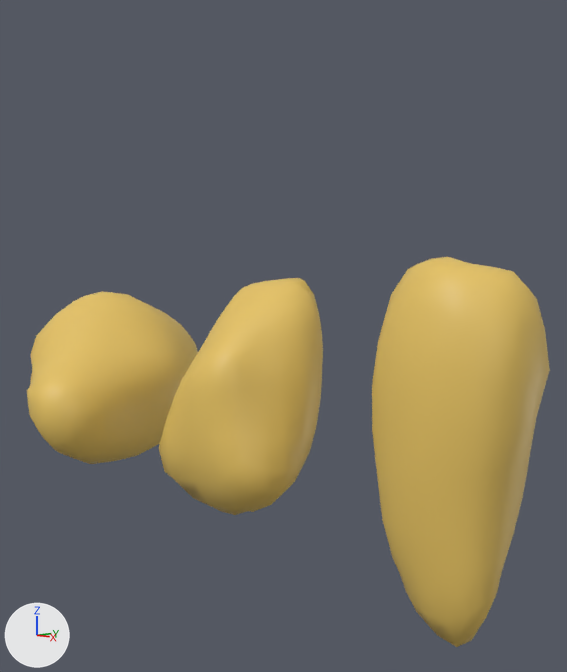
Renders of the Blender file Rocks and Trees.blend from each side of a commit.
Rendered twice from a camera (50 mm lens) standing at (5.32, -7.6, 2.17) and looking at (-4.21, 0.72, 0.78). Every picture has the same lights, and +X, +Y and +Z are marked at lower left.
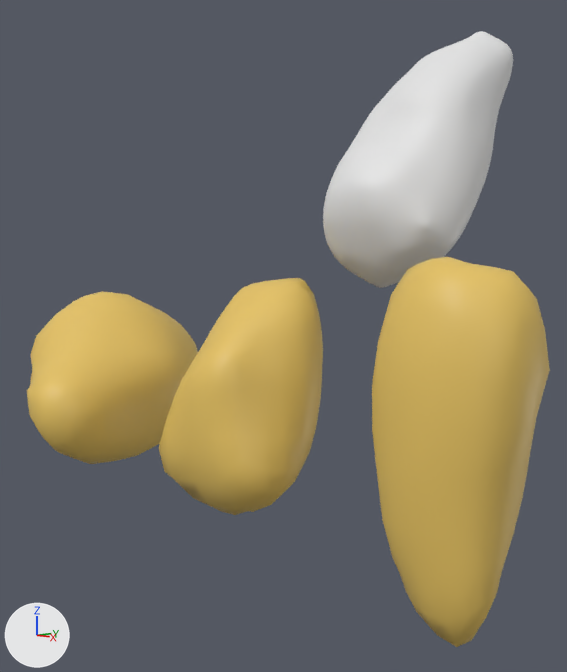
Location of each change, [x1, y1, x2, y2] in pixels of the pictures (567 x 672 px):
'Cube.003', added: after [323, 31, 513, 288]

Patch to the scene script:
```diff
--- a/Rocks and Trees.blend.py
+++ b/Rocks and Trees.blend.py
@@ mat_material @@
+mat_material = bpy.data.materials.new('Material')
+mat_material.displacement_method = 'BOTH'
+mat_material.use_nodes = True; mat_material.node_tree.nodes.clear()
+_N = mat_material.node_tree.nodes; _L = mat_material.node_tree.links
+n0 = _N.new('ShaderNodeBsdfPrincipled'); n0.name = 'Principled BSDF'
+n0.distribution = 'GGX'
+n0.subsurface_method = 'RANDOM_WALK_SKIN'
+n1 = _N.new('ShaderNodeOutputMaterial'); n1.name = 'Material Output'
+_L.new(n0.outputs[0], n1.inputs[0])  # 'BSDF' to 'Surface'
@@ me_cube_004 @@
+me_cube_004.from_pydata(...)  # 264 vertices, 262 faces; spans x -1.49..0.86, y -1.21..1.28, z -1.92..1.96
+me_cube_004.polygons.foreach_set('use_smooth', [True] * 262)
+me_cube_004.materials.append(mat_material)  # its picture is missing
@@ ob_cube_003 @@
+ob_cube_003 = bpy.data.objects.new('Cube.003', me_cube_004)
+ob_cube_003.location = (-2.32, 1.75, 3.48)
+_m = ob_cube_003.modifiers.new('Subdivision', 'SUBSURF')
+_m.levels = 3
```
